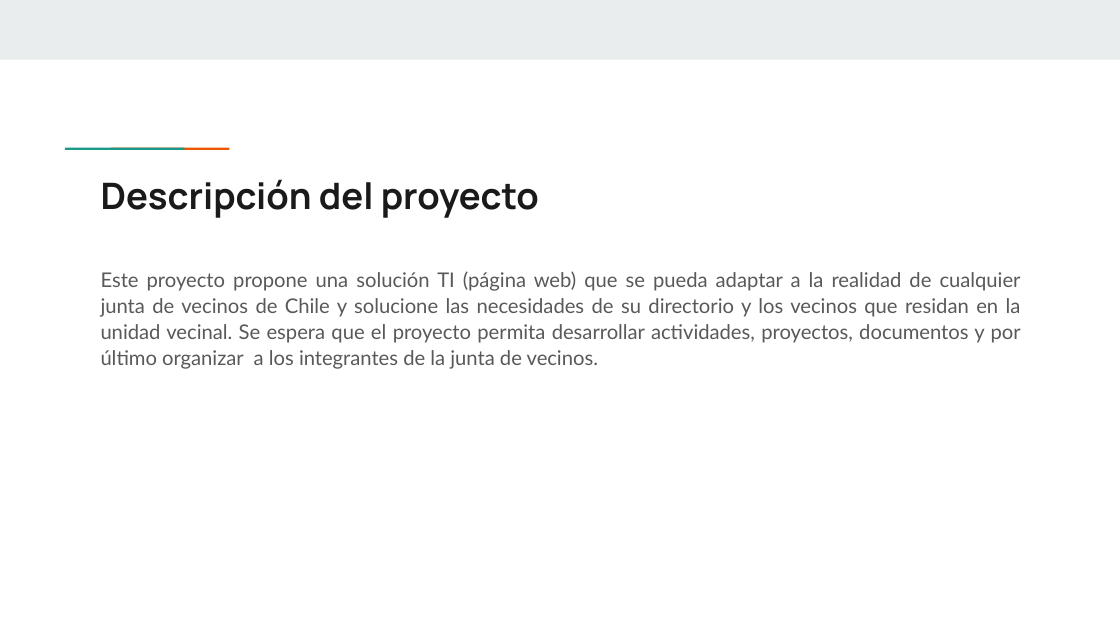
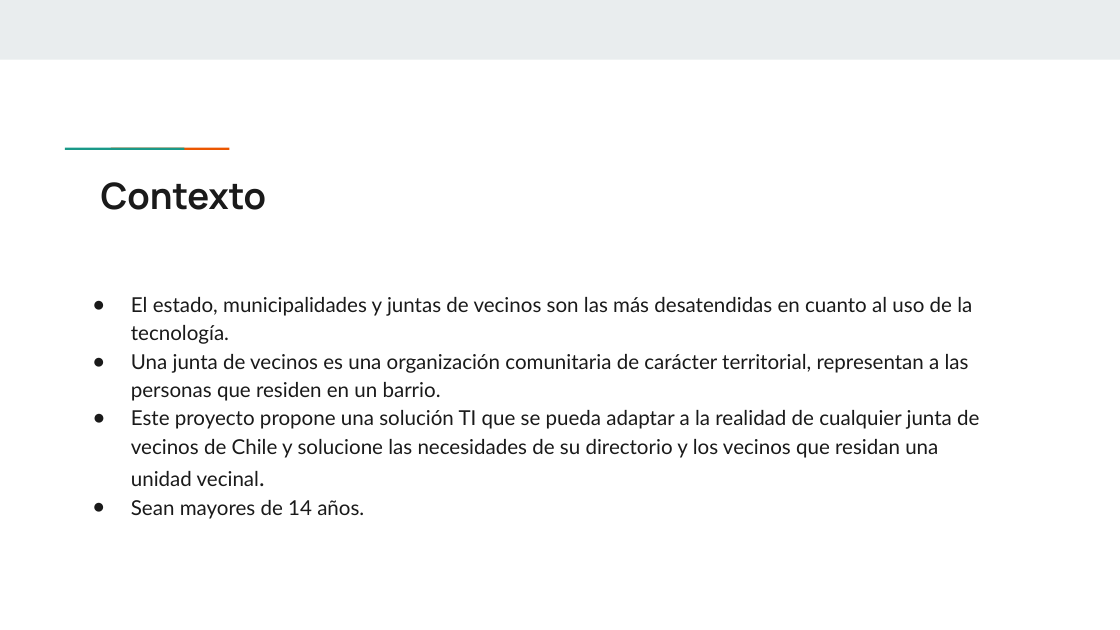
Before and after one commit to KevinOlguin003D/Unidad-Territorial, a slide deck: slide 2 of Fase_1/Evidencias_Grupales/Presentacion_proyecto.pptx (slide 3 before the commit). Drawn at 1120x630 pixels with LibreOffice and Linux fonts; fonts in the diff are those of the drawing. Boxes give left, top, right and bottom in pixels: in the first picture for what was removed or moved away, otherwise in the second. Text is boxed around its words. In the diff, an @@ line names an element or a change of style, - is before the commit and + after.

```diff
--- a/Fase_1/Evidencias_Grupales/Presentacion_proyecto.pptx
+++ b/Fase_1/Evidencias_Grupales/Presentacion_proyecto.pptx
@@ title at (x1=101, y1=182, x2=267, y2=210): text changed @@
-Descripción del proyecto
+Contexto
@@ text at (x1=131, y1=297, x2=979, y2=519): text changed; size 13 to 13.2 pt; text colour #595959 to #1A1A1A @@
-Este proyecto propone una solución TI (página web) que se pueda adaptar a la realidad de cualquier junta de vecinos de Chile y solucione las necesidades de su directorio y los vecinos que residan en la unidad vecinal. Se espera que el proyecto permita desarrollar actividades, proyectos, documentos y por último organizar a los integrantes de la junta de vecinos.
+● El estado, municipalidades y juntas de vecinos son las más desatendidas en cuanto al uso de la tecnología.
+● Una junta de vecinos es una organización comunitaria de carácter territorial, representan a las personas que residen en un barrio.
+● Este proyecto propone una solución TI que se pueda adaptar a la realidad de cualquier junta de vecinos de Chile y solucione las necesidades de su directorio y los vecinos que residan una unidad vecinal.
+● Sean mayores de 14 años.
```
Also in this commit, not shown: 4 other slides changed, 5 slides added, 2 slides removed, 1 other file.
